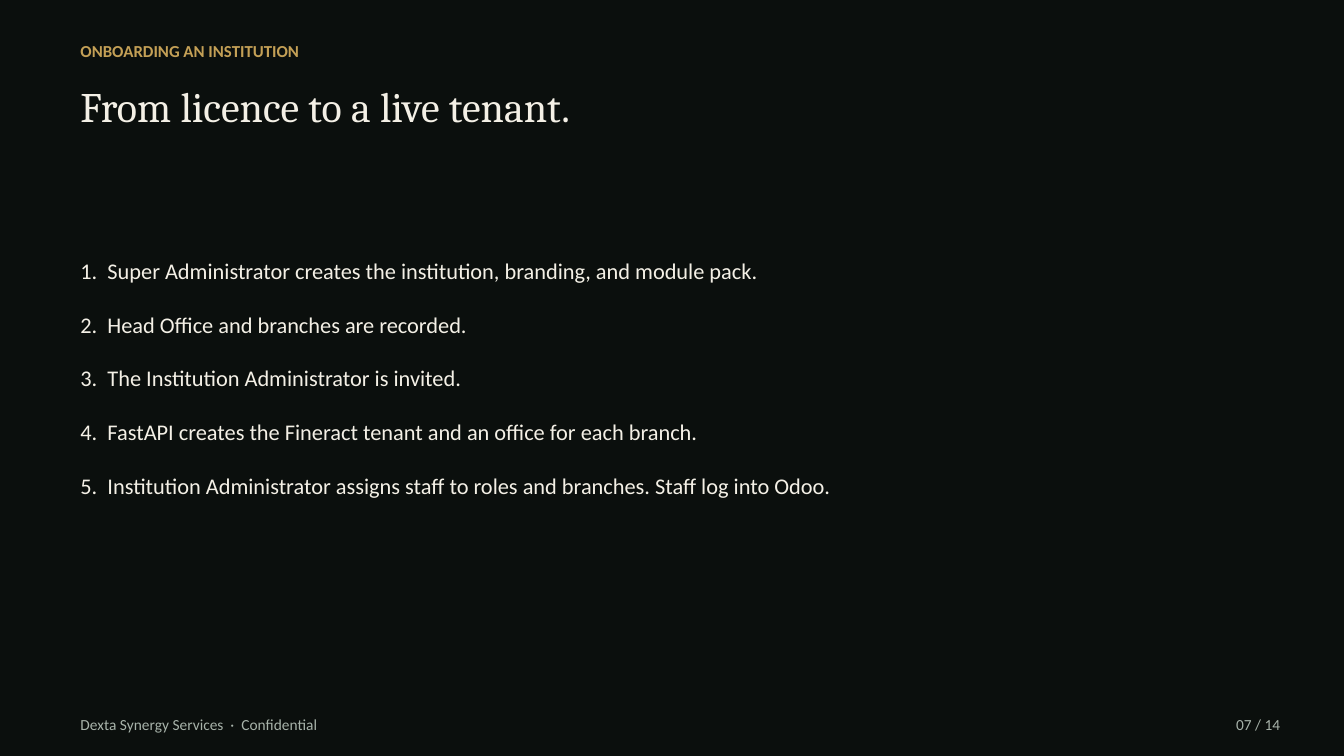
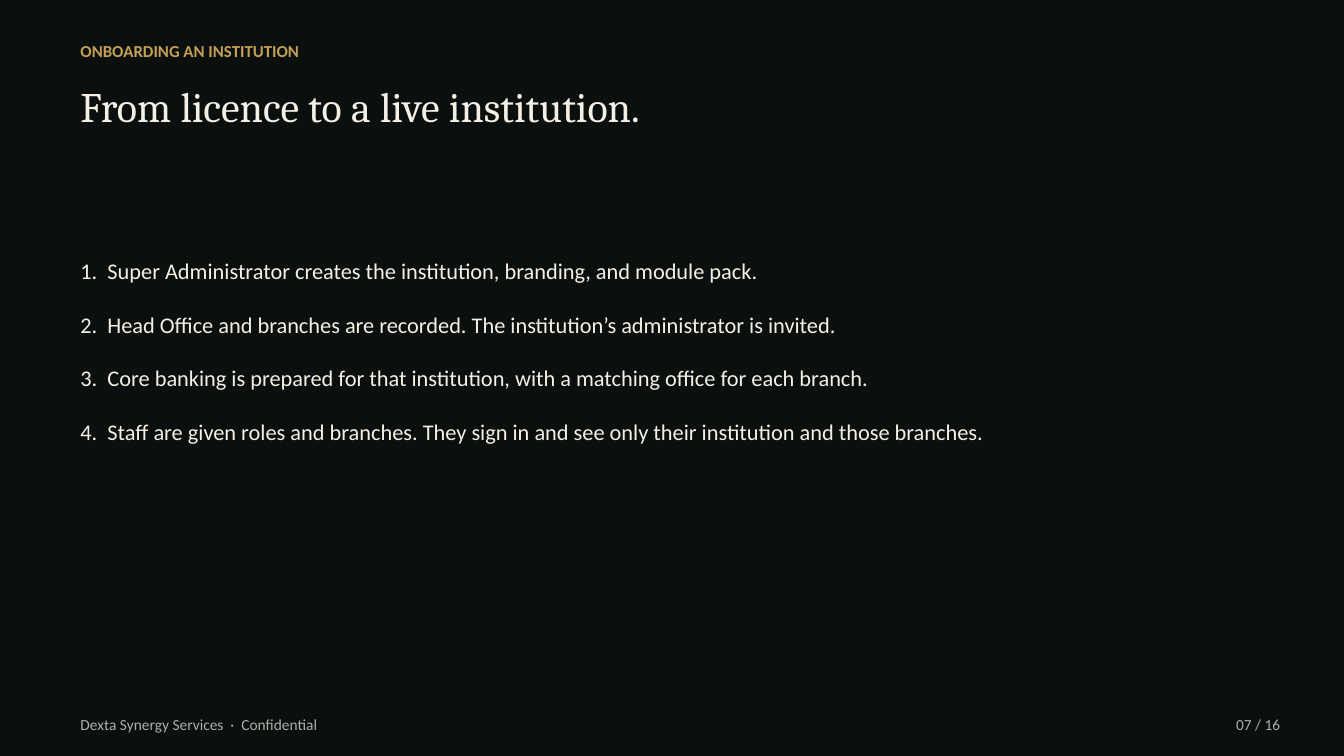
Before and after one commit to hanson1997/test, a slide deck: slide 7 of edfip-screening/architecture/EDFIP_Architecture_Dexta.pptx. Drawn at 1344x756 pixels with LibreOffice and Linux fonts; fonts in the diff are those of the drawing. Boxes give left, top, right and bottom in pixels: in the first picture for what was removed or moved away, otherwise in the second. Text is boxed around its words. In the diff, an @@ line names an element or a change of style, - is before the commit and + after.

```diff
--- a/edfip-screening/architecture/EDFIP_Architecture_Dexta.pptx
+++ b/edfip-screening/architecture/EDFIP_Architecture_Dexta.pptx
@@ text at bbox=[80, 93, 640, 123]: text changed @@
-From licence to a live tenant.
+From licence to a live institution.
@@ text at bbox=[80, 263, 983, 444]: text changed @@
-1. Super Administrator creates the institution, branding, and module pack.
-2. Head Office and branches are recorded.
-3. The Institution Administrator is invited.
-4. FastAPI creates the Fineract tenant and an office for each branch.
-5. Institution Administrator assigns staff to roles and branches. Staff log into Odoo.
+1. Super Administrator creates the institution, branding, and module pack.
+2. Head Office and branches are recorded. The institution’s administrator is invited.
+3. Core banking is prepared for that institution, with a matching office for each branch.
+4. Staff are given roles and branches. They sign in and see only their institution and those branches.
@@ text at bbox=[1236, 719, 1281, 730]: text changed @@
-07 / 14
+07 / 16
```
Also in this commit, not shown: 13 other slides changed, 2 slides added, 5 other files.
